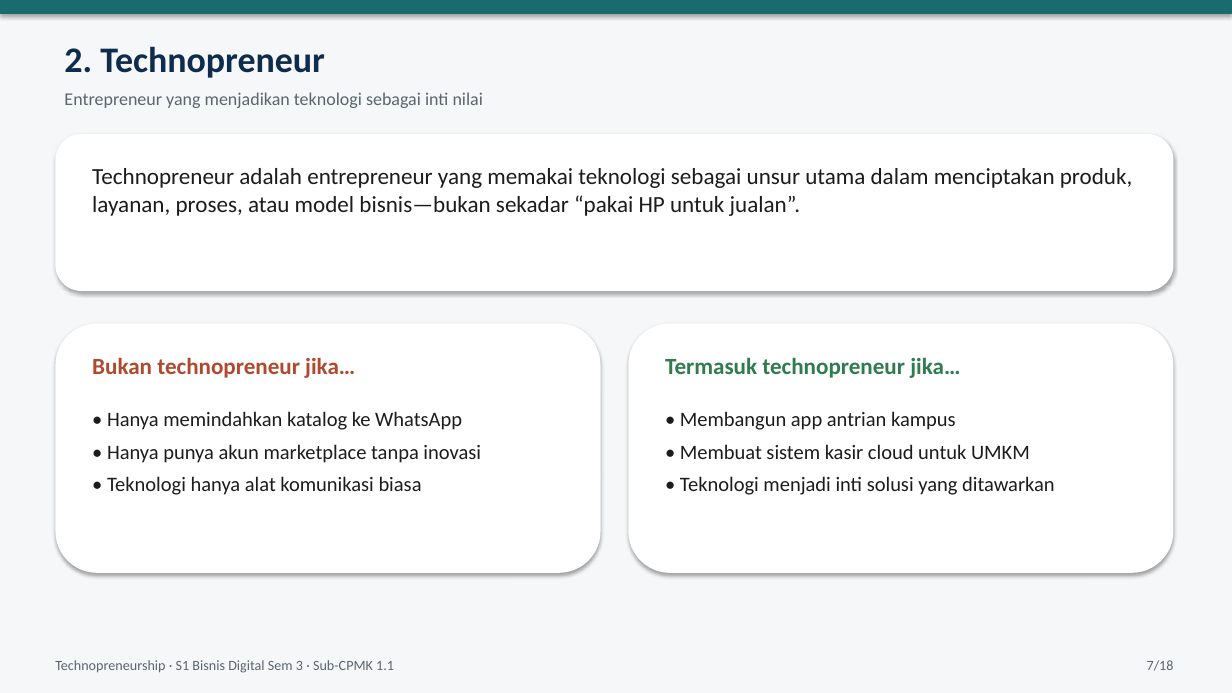
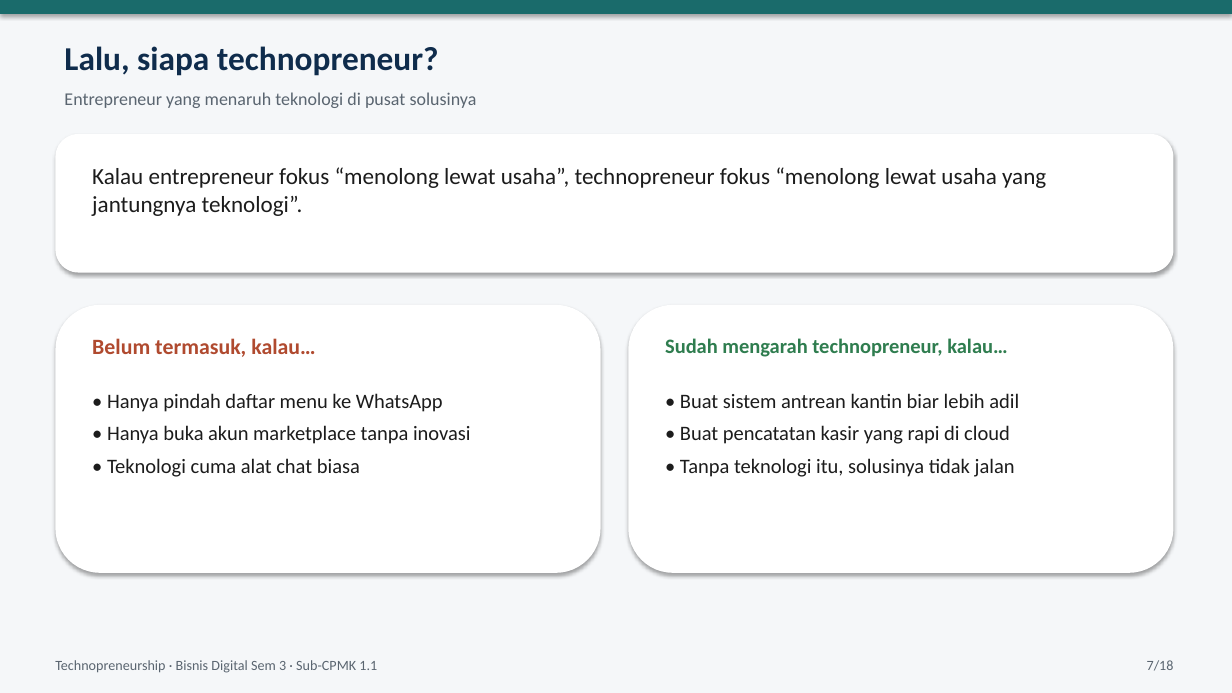
Before and after one commit to yusepa165-hue/Latihan-1, a slide deck: slide 7 of materi-technopreneurship/ppt/PPT01_SubCPMK_1_1_Entrepreneur_Technopreneur_Bisnis_Digital.pptx. Drawn at 1232x693 pixels with LibreOffice and Linux fonts; fonts in the diff are those of the drawing. Boxes give left, top, right and bottom in pixels: in the first picture for what was removed or moved away, otherwise in the second. Text is boxed around its words. In the diff, an @@ line names an element or a change of style, - is before the commit and + after.

```diff
--- a/materi-technopreneurship/ppt/PPT01_SubCPMK_1_1_Entrepreneur_Technopreneur_Bisnis_Digital.pptx
+++ b/materi-technopreneurship/ppt/PPT01_SubCPMK_1_1_Entrepreneur_Technopreneur_Bisnis_Digital.pptx
@@ text at [64,46,439,76]: text changed; size 28 to 26 pt @@
-2. Technopreneur
+Lalu, siapa technopreneur?
@@ text at [64,92,477,108]: text changed @@
-Entrepreneur yang menjadikan teknologi sebagai inti nilai
+Entrepreneur yang menaruh teknologi di pusat solusinya
@@ rounded rectangle: place and size @@
-rounded rectangle at [55,134,1174,291]
+rounded rectangle at [55,134,1174,273]
@@ text at [92,167,1046,216]: text changed @@
-Technopreneur adalah entrepreneur yang memakai teknologi sebagai unsur utama dalam menciptakan produk, layanan, proses, atau model bisnis—bukan sekadar “pakai HP untuk jualan”.
+Kalau entrepreneur fokus “menolong lewat usaha”, technopreneur fokus “menolong lewat usaha yang jantungnya teknologi”.
@@ rounded rectangle: place and size @@
-rounded rectangle at [55,323,601,573]
+rounded rectangle at [55,305,601,573]
@@ rounded rectangle: place and size @@
-rounded rectangle at [628,323,1174,573]
+rounded rectangle at [628,305,1174,573]
@@ text at [92,338,315,357]: text changed; size 18 to 17 pt @@
-Bukan technopreneur jika…
+Belum termasuk, kalau…
@@ text at [665,338,1007,357]: text changed; size 18 to 16 pt @@
-Termasuk technopreneur jika…
+Sudah mengarah technopreneur, kalau…
@@ text at [107,393,471,477]: text changed @@
-• Hanya memindahkan katalog ke WhatsApp
-• Hanya punya akun marketplace tanpa inovasi
-• Teknologi hanya alat komunikasi biasa
+• Hanya pindah daftar menu ke WhatsApp
+• Hanya buka akun marketplace tanpa inovasi
+• Teknologi cuma alat chat biasa
@@ text at [680,393,1019,477]: text changed @@
-• Membangun app antrian kampus
-• Membuat sistem kasir cloud untuk UMKM
-• Teknologi menjadi inti solusi yang ditawarkan
+• Buat sistem antrean kantin biar lebih adil
+• Buat pencatatan kasir yang rapi di cloud
+• Tanpa teknologi itu, solusinya tidak jalan
@@ text at [55,660,377,673]: text changed @@
-Technopreneurship · S1 Bisnis Digital Sem 3 · Sub-CPMK 1.1
+Technopreneurship · Bisnis Digital Sem 3 · Sub-CPMK 1.1
```
Also in this commit, not shown: 15 other slides changed, 2 slides added, 2 slides removed, 1 other file.
